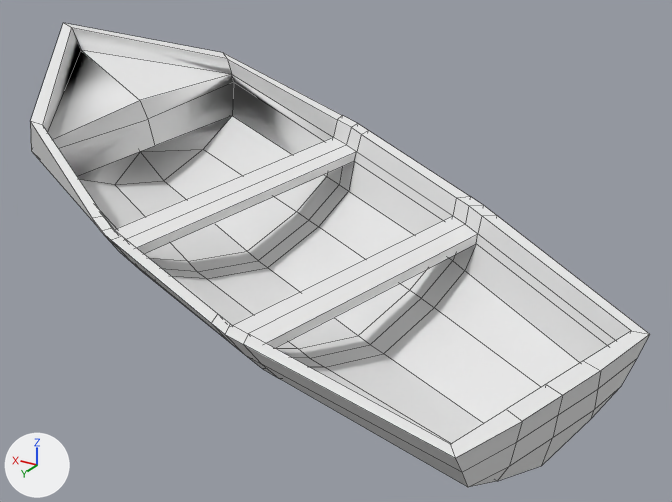
The FBX model Udacity VR/Assets/Project Scenes/Course3Draft_ForAustin/Assets/Udacity/Art/Models/Boat.fbx: old version first, new version second.
Before and after are seen from a 50 mm camera at (-9.48, -4.61, 1.63) aimed at (-6.28, -9.95, -1.04). The lights are fixed; the arrows at lower left show +X, +Y and +Z. Mesh edges are drawn as thin lines. Where no turn or scale is listed for an object, it has been applied to the vertices.

Names of what the first picture shows: 'Boat'.
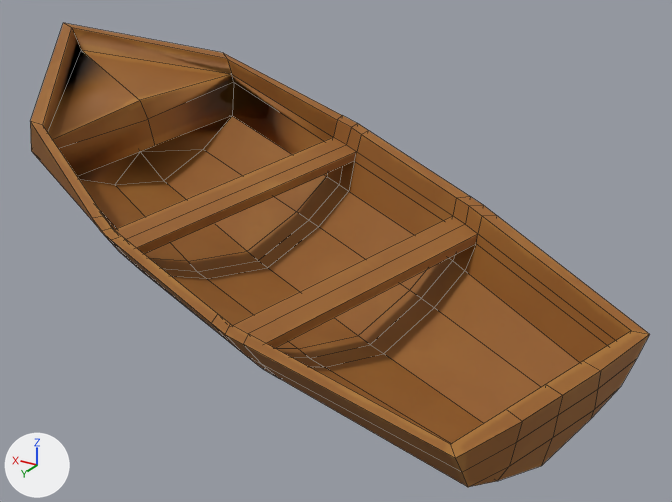
The edits, one by one:
Picture 'TA_1.png' (img_ta_1_png) is new.
In material 'Boat_Mat' (mat_boat_mat), base_color is no longer (0.8, 0.8, 0.8), white #e7e7e7.
In material 'Boat_Mat' (mat_boat_mat), texture is now set to img_ta_1_png.

Pixel boxes (x1, y1, x2, y2) of what changed, in the pictures (672 x 502 px):
'Boat', surface changed (white to brown)
    both: (30, 23, 650, 487)
